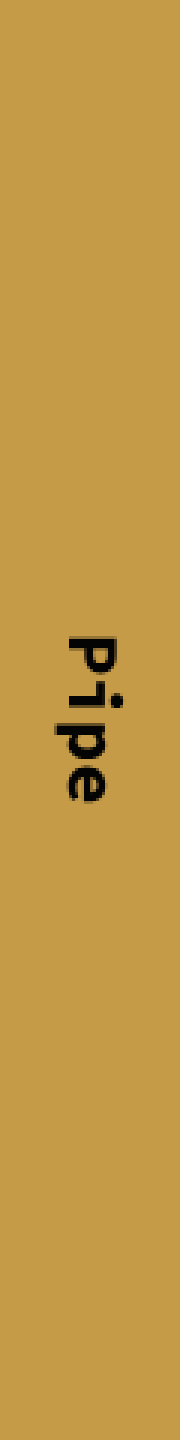
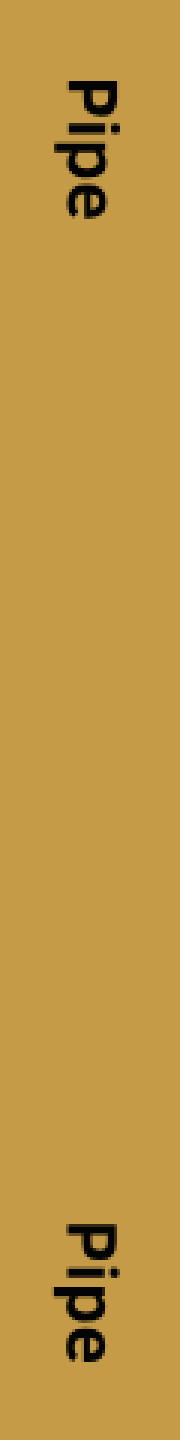
Layered file, before and after one edit (180px x 1440px). Changes by layer:
painted on "Pipe" (1st of 2) over box(51, 636, 126, 1362)
added layer "Pipe" (2nd of 2) above "Background" over box(54, 81, 120, 219)
